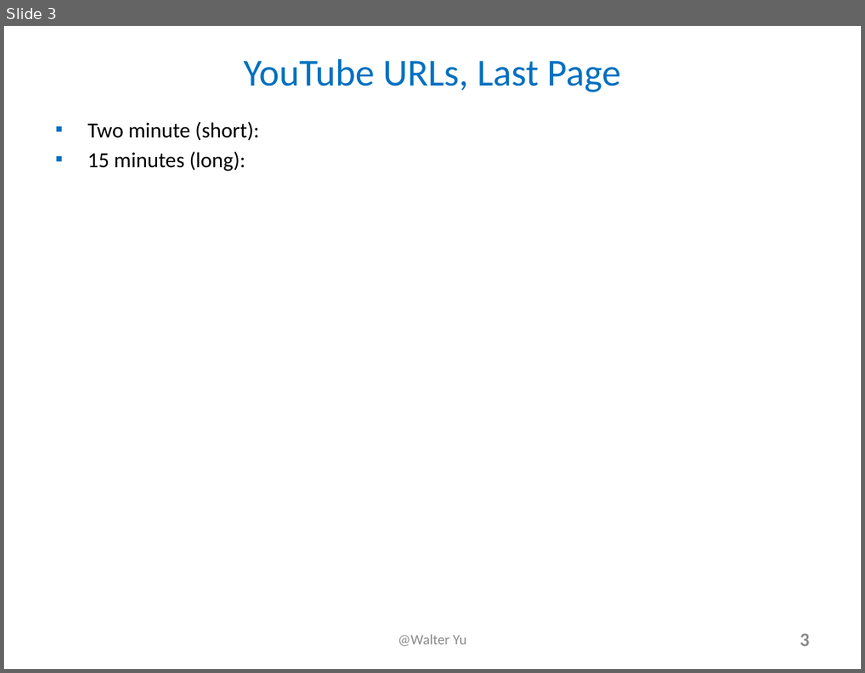
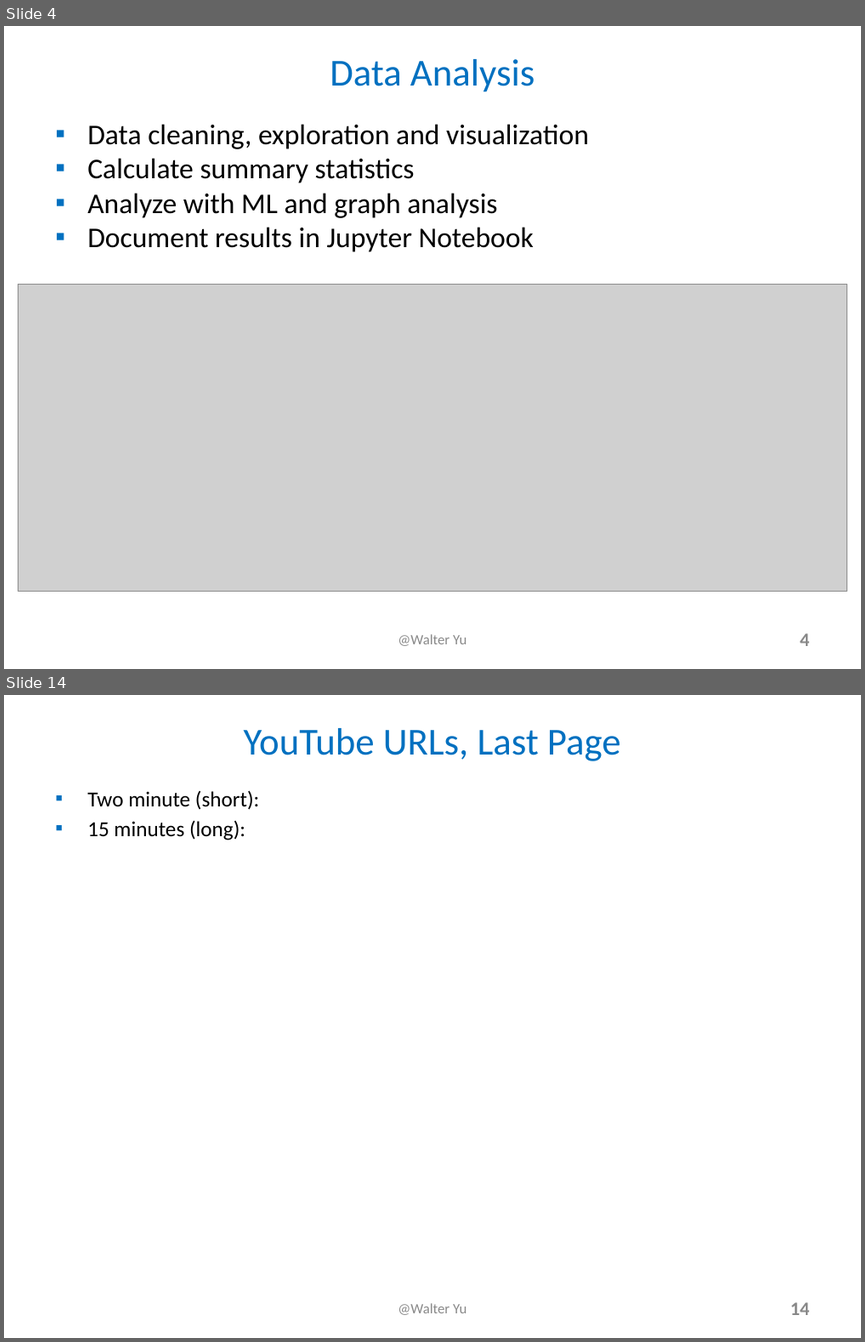
Before and after one commit to walteryu/e63-final, a slide deck: presentation/FinalProjectSlides_e63_2018_WY.pptx. Shown one above the other, each under a label of ours: slide 3 before the commit, slides 4 and 14 after it; the slides between them are not shown. The pictures are 865x673 and 865x1342 pixels, drawn with LibreOffice and Linux fonts; fonts in the diff are those of the drawing; grey boxes stand for pictures. Boxes give left, top, right and bottom in pixels: in the first picture for what was removed or moved away, otherwise in the second. Text is boxed around its words. In the diff, an @@ line names an element or a change of style, - is before the commit and + after.

```diff
--- a/presentation/FinalProjectSlides_e63_2018_WY.pptx
+++ b/presentation/FinalProjectSlides_e63_2018_WY.pptx
@@ slide 4 added at (4,26,861,669), background #FFFFFF @@
@@ title added at (330,59,534,92), 32 pt, text #0070C0 @@
+Data Analysis
@@ text added at (87,124,589,252), 24 pt, text #000000 @@
+▪ Data cleaning, exploration and visualization
+▪ Calculate summary statistics
+▪ Analyze with ML and graph analysis
+▪ Document results in Jupyter Notebook
@@ picture added at (18,284,847,590) @@
@@ text added at (398,634,466,646), 12 pt, text #898989 @@
+@Walter Yu
@@ page number added at (800,633,809,646), 16 pt, text #888888, bold @@
+4
@@ what was slide 3 is now slide 14 @@
@@ page number at (790,1302,810,1315): text changed @@
-3
+14
```
Also in this commit, not shown: 2 slides changed, 10 other slides added.
